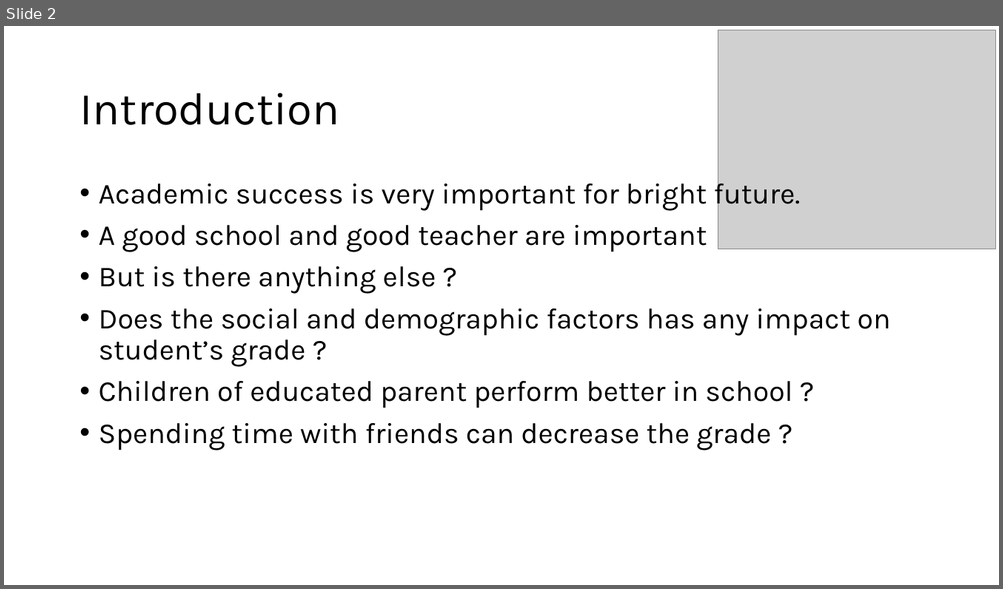
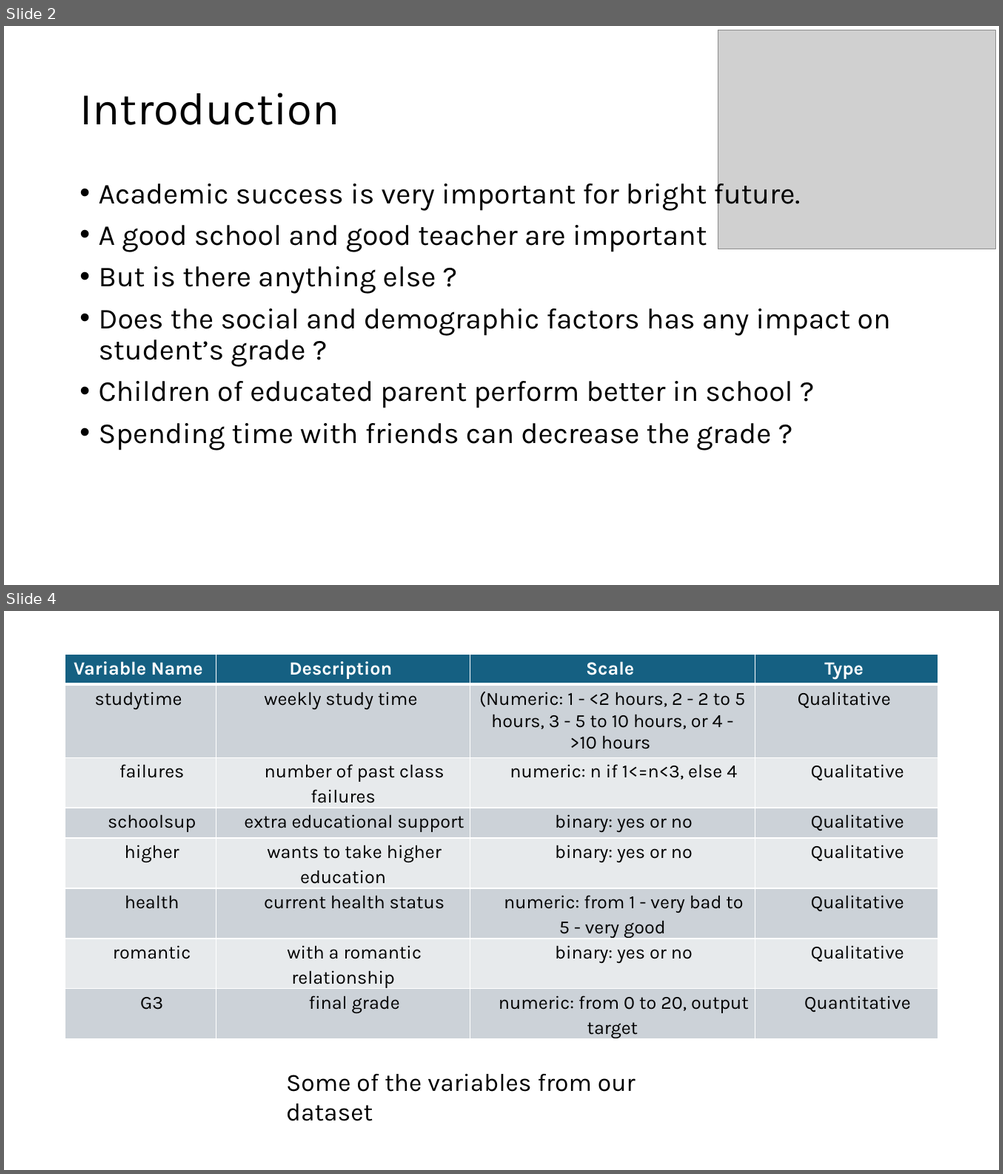
Before and after one commit to prs-sharma9/DATA-603_PROJECT, a slide deck: Final_Presentation.pptx. Shown one above the other, each under a label of ours: slide 2 before the commit, slides 2 and 4 after it; the slides between them are not shown. The pictures are 1003x589 and 1003x1174 pixels, drawn with LibreOffice and Linux fonts; fonts in the diff are those of the drawing; grey boxes stand for pictures. Boxes give left, top, right and bottom in pixels: in the first picture for what was removed or moved away, otherwise in the second. Text is boxed around its words. In the diff, an @@ line names an element or a change of style, - is before the commit and + after.

```diff
--- a/Final_Presentation.pptx
+++ b/Final_Presentation.pptx
@@ slide 4 added at [4, 611, 999, 1170], background #FFFFFF @@
@@ table added at [65, 654, 937, 1042], 8 rows, 4 columns @@
+Variable Name | Description | Scale | Type
+studytime | weekly study time | (Numeric: 1 - <2 hours, 2 - 2 to 5 hours, 3 - 5 to 10 hours, or 4 - >10 hours | Qualitative
+failures | number of past class failures | numeric: n if 1<=n<3, else 4 | Qualitative
+schoolsup | extra educational support | binary: yes or no | Qualitative
+higher | wants to take higher education | binary: yes or no | Qualitative
+health | current health status | numeric: from 1 - very bad to 5 - very good | Qualitative
+romantic | with a romantic relationship | binary: yes or no | Qualitative
+G3 | final grade | numeric: from 0 to 20, output target | Quantitative
@@ text added at [286, 1074, 635, 1122], 24 pt, text #000000 @@
+Some of the variables from our dataset
```
Also in this commit, not shown: 1 slide changed, 8 other slides added, 1 other file.
